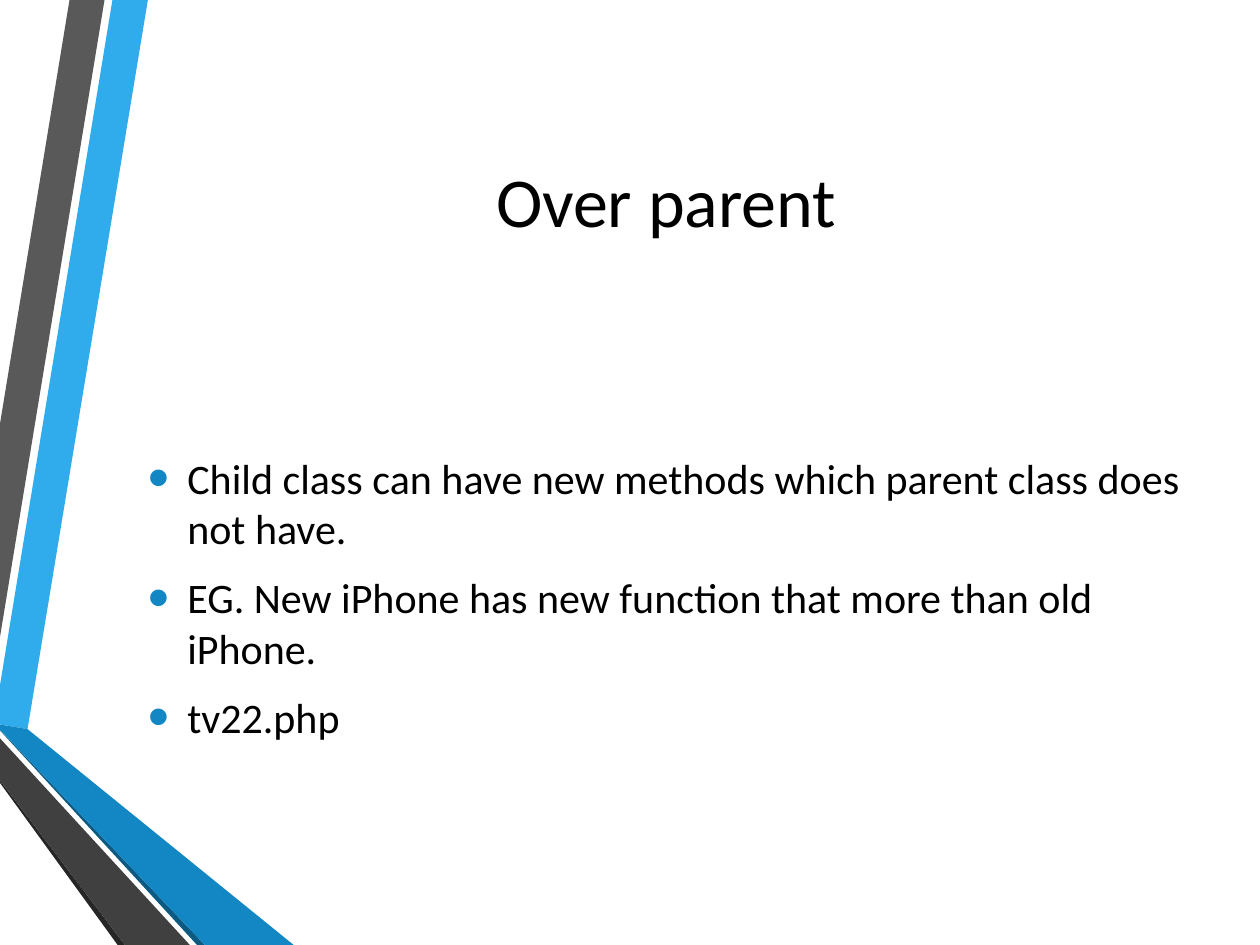
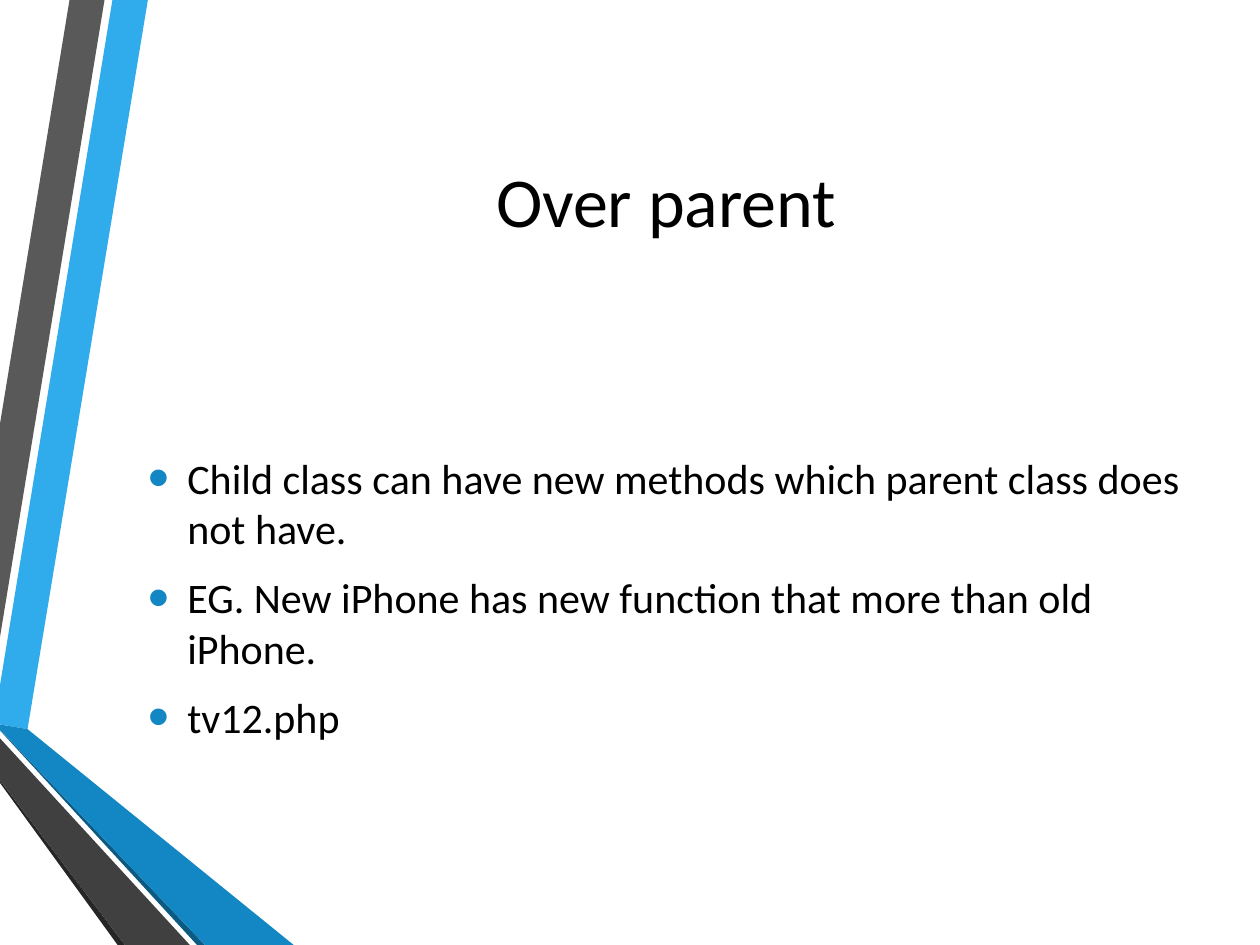
Before and after one commit to hatted/fevaworks-php, a slide deck: slide 17 of php-fw7/lesson7a-tv.pptx. Drawn at 1260x945 pixels with LibreOffice and Linux fonts; fonts in the diff are those of the drawing; background and template pictures are left out. Boxes give left, top, right and bottom in pixels: in the first picture for what was removed or moved away, otherwise in the second. Text is boxed around its words. In the diff, an @@ line names an element or a change of style, - is before the commit and + after.

```diff
--- a/php-fw7/lesson7a-tv.pptx
+++ b/php-fw7/lesson7a-tv.pptx
@@ text at [187, 703, 339, 740]: text changed @@
-• tv22.php
+• tv12.php
```
Also in this commit, not shown: 11 other slides changed, 2 other files.
